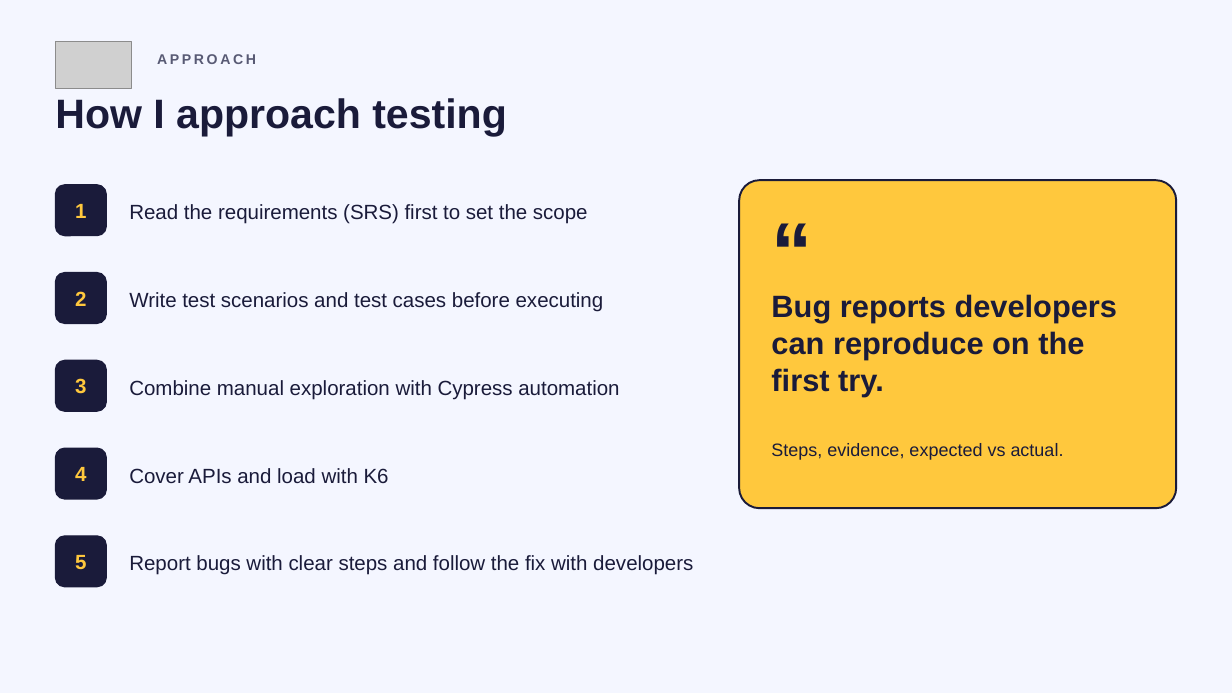
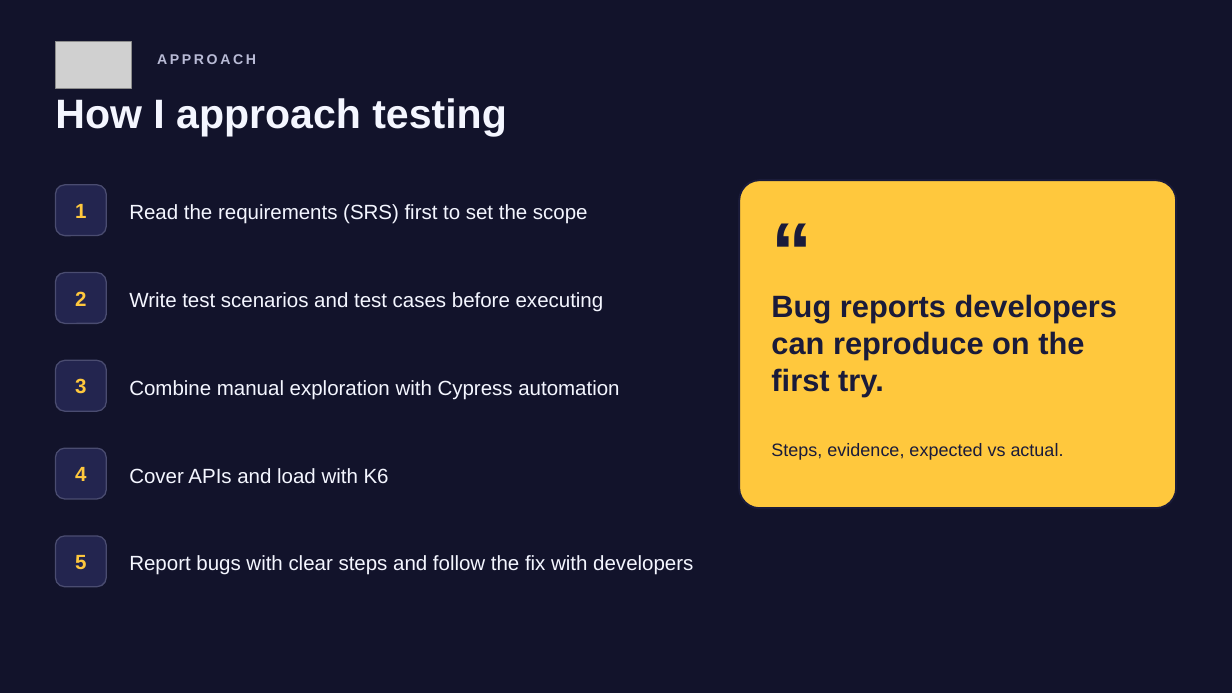
Before and after one commit to HyungMaulss/tegar-portfolio, a slide deck: slide 6 of public/Tegar-Maulana-Resume.pptx. Drawn at 1232x693 pixels with LibreOffice and Linux fonts; fonts in the diff are those of the drawing; grey boxes stand for pictures. Boxes give left, top, right and bottom in pixels: in the first picture for what was removed or moved away, otherwise in the second. Text is boxed around its words. In the diff, an @@ line names an element or a change of style, - is before the commit and + after.

Commit message:
Default to dark theme; resume deck in dark

```diff
--- a/public/Tegar-Maulana-Resume.pptx
+++ b/public/Tegar-Maulana-Resume.pptx
@@ background #F4F6FF to #12132B @@
@@ text "APPROACH" at [157, 54, 256, 64]: text colour #585A74 to #B9BBD6 @@
@@ fill #1A1B3A to #23254F; outline #1A1B3A 1 pt to #4A4C70 1 pt in 5 elements at [55, 185, 106, 236], [55, 273, 106, 323], [55, 360, 106, 411], [55, 448, 106, 499], [55, 536, 106, 587] @@
@@ text colour #1A1B3A to #F4F6FF in 6 elements at [55, 98, 507, 137], [129, 204, 588, 224], [129, 292, 604, 312], [129, 380, 619, 400], [129, 468, 389, 483], [129, 555, 693, 575] @@
```
Also in this commit, not shown: 6 other slides changed, 3 other files.
